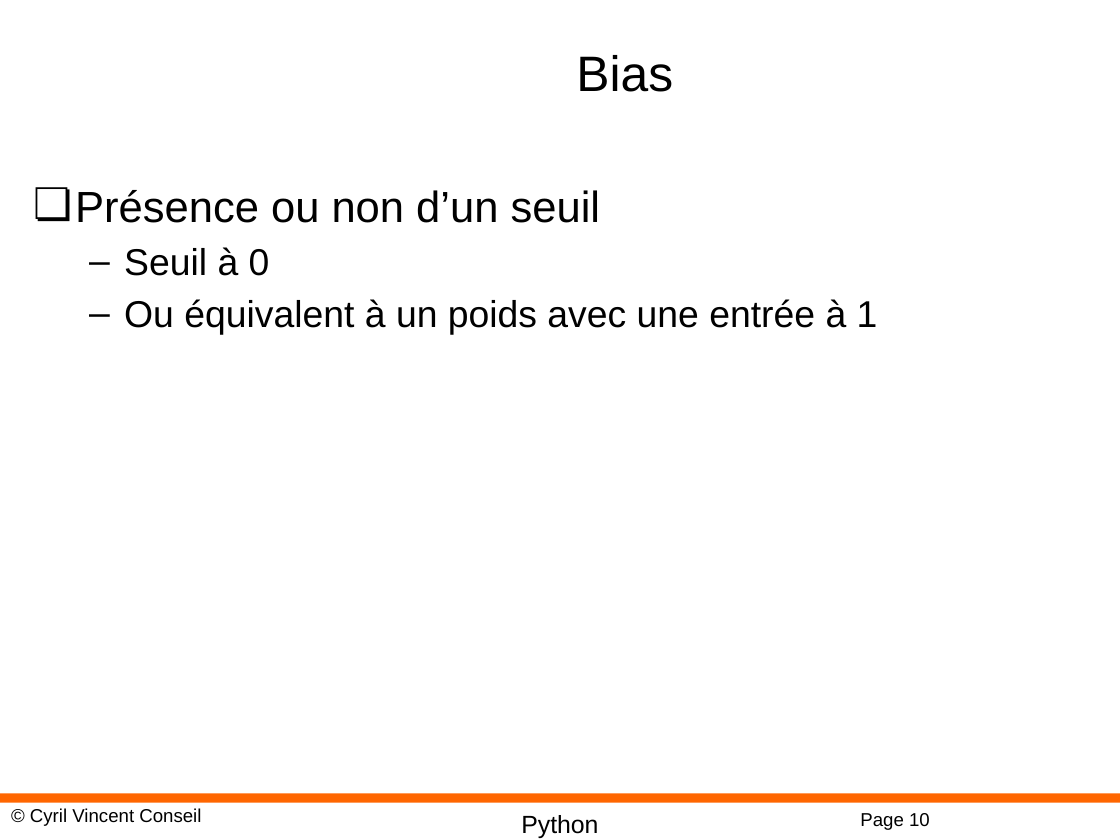
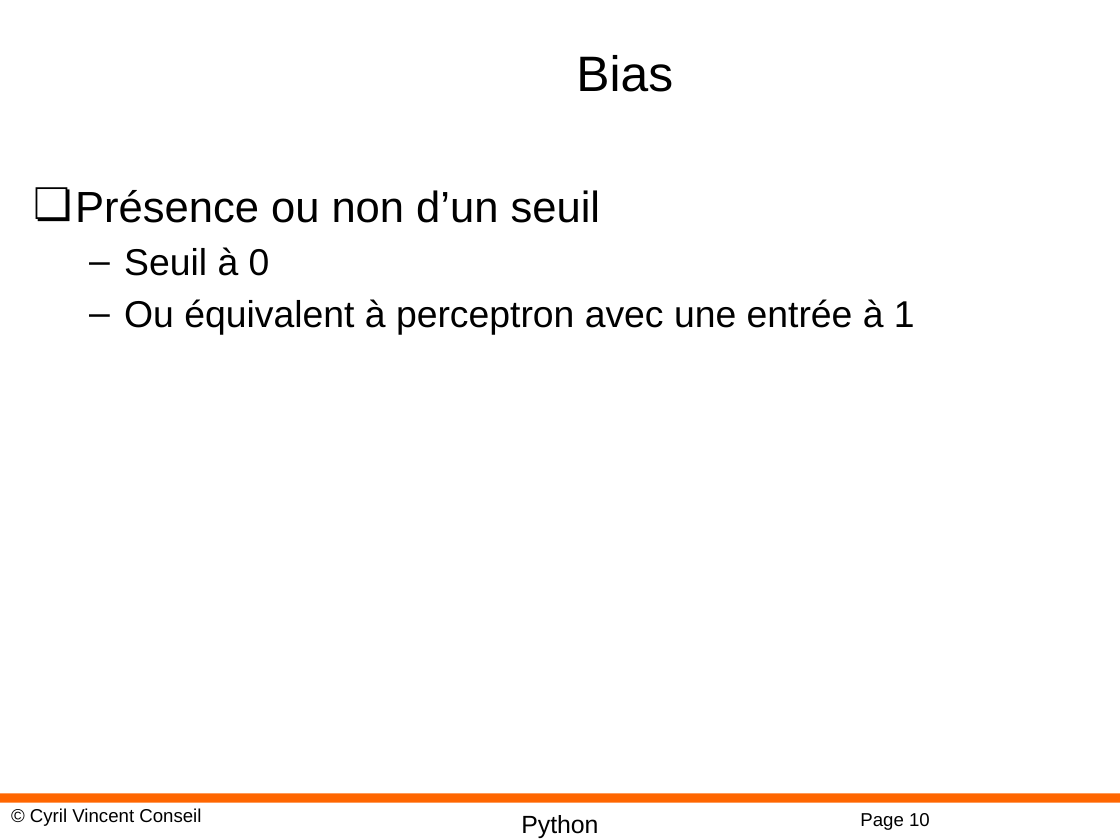
Before and after one commit to cyrilvincent/DL, a slide deck: slide 10 of PPT/DeepLearning08-MLP.pptx. Drawn at 1120x840 pixels with LibreOffice and Linux fonts; fonts in the diff are those of the drawing; background and template pictures are left out. Boxes give left, top, right and bottom in pixels: in the first picture for what was removed or moved away, otherwise in the second. Text is boxed around its words. In the diff, an @@ line names an element or a change of style, - is before the commit and + after.

```diff
--- a/PPT/DeepLearning08-MLP.pptx
+++ b/PPT/DeepLearning08-MLP.pptx
@@ text at bbox=[124, 299, 915, 335]: text changed @@
-  – Ou équivalent à un poids avec une entrée à 1
+  – Ou équivalent à perceptron avec une entrée à 1
```
Also in this commit, not shown: 2 other slides changed, 8 other files.
